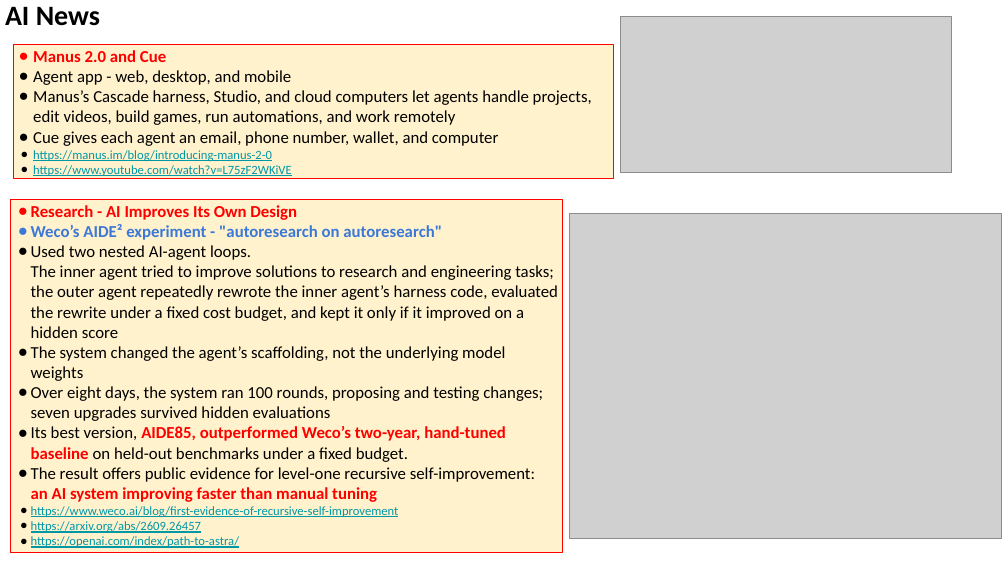
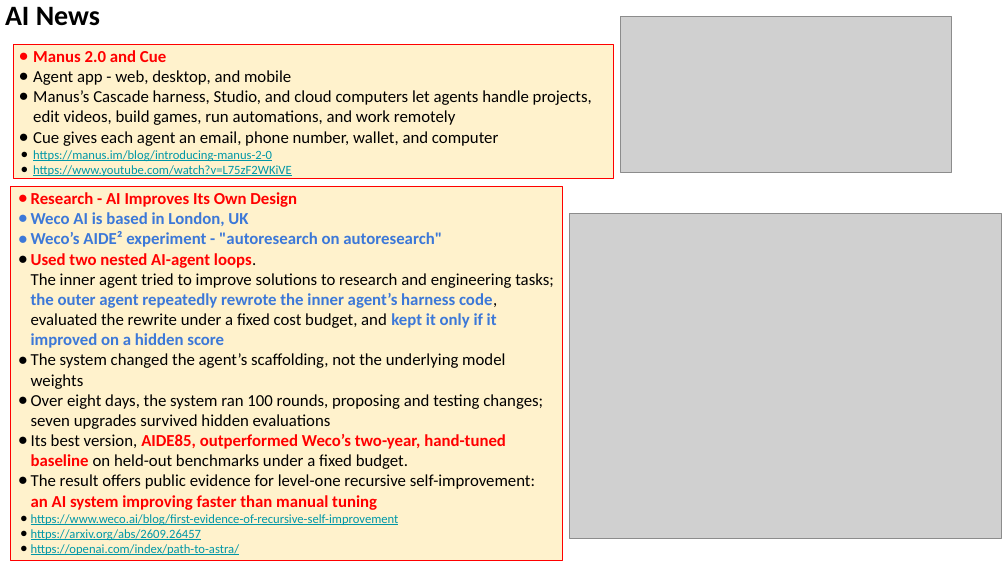
Before and after one commit to lselector/seminar, a slide deck: slide 13 of 2026/2026-10-09-AI-News.pptx (slide 11 before the commit). Drawn at 1008x567 pixels with LibreOffice and Linux fonts; fonts in the diff are those of the drawing; grey boxes stand for pictures. Boxes give left, top, right and bottom in pixels: in the first picture for what was removed or moved away, otherwise in the second. Text is boxed around its words. In the diff, an @@ line names an element or a change of style, - is before the commit and + after.

```diff
--- a/2026/2026-10-09-AI-News.pptx
+++ b/2026/2026-10-09-AI-News.pptx
@@ rectangle "Research - AI Improves Its ...": place and size @@
-rectangle "Research - AI Improves Its ..." at [11, 200, 563, 552]
+rectangle "Research - AI Improves Its ..." at [11, 186, 563, 560]
@@ text in rectangle at [31, 212, 248, 226]: paragraph added @@
+● Weco AI is based in London, UK
@@ text in rectangle at [31, 253, 554, 348]: text colour #000000 to #FF0000 in "Used two nested AI-agent loops."; text colour #000000 to #3C78D8 in "the outer agent repeatedly rewrote the inner ..."; bold on in "Used two nested AI-agent loops. the outer ..." @@
```
Also in this commit, not shown: 18 other slides changed, 3 slides added, 5 slides removed.
